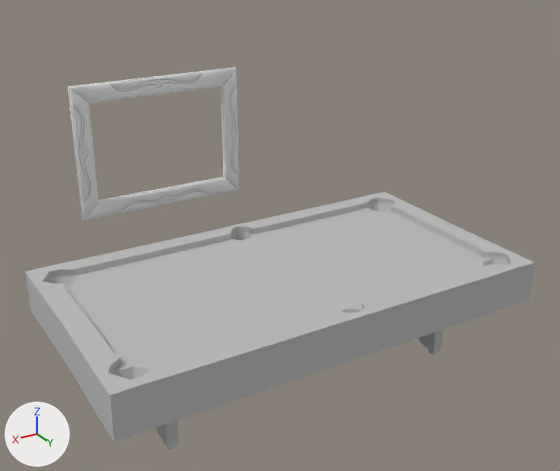
Two versions of the Blender file dev_artifacts/blender/pool-hall/pool-hall.blend, one commit apart.
Before and after are seen from a camera (50 mm lens) standing at (94.5, 154.4, 93.5) and looking at (-7.3, -15.2, 8.7). The lights are fixed; the arrows at lower left show +X, +Y and +Z.

Objects in the first picture: 'DogPokerPainting', 'PoolTable'.
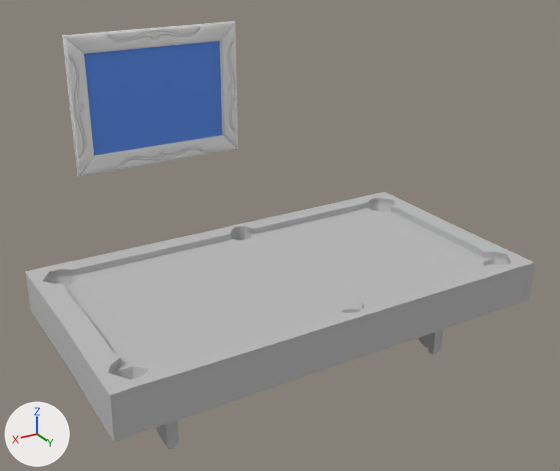
Where the change shows, as pixel boxes [x1, y1, x2, y2] in the pictures (560 x 471 px):
'DogPokerPainting', moved: before [68, 67, 239, 221]; after [62, 21, 238, 177]
'Surface', added (blue): after [84, 41, 222, 155]

What changed in the scene script:
```text
Add mat_cubemat:
    mat_cubemat = diffuse_material('cubeMat')
    mat_cubemat.base_color = (0.115, 0.27, 0.8)  # blue #5f8ee7
Add me_plane:
    me_plane.from_pydata([(-1.0, -1.0, 0.0), (1.0, -1.0, 0.0), (-1.0, 1.0, 0.0), (1.0, 1.0, 0.0)], [], [(0, 1, 3, 2)])
    me_plane.materials.append(mat_cubemat)  # its picture is missing
Change ob_dogpokerpainting:
    ob_dogpokerpainting.location: (0.0, -79.9, 20.0) -> (0.0, -79.9, 35.2)
Add ob_surface:
    ob_surface = bpy.data.objects.new('Surface', me_plane)
    ob_surface.parent = ob_dogpokerpainting
    ob_surface.matrix_parent_inverse = Matrix(((-9.191, -0.0594, 0.0, -4.743), (0.0, 0.0, 9.191, -184.2), (-0.0594, 9.191, 0.0, 734.0), (0.0, 0.0, 0.0, 1.0)))
    ob_surface.location = (0.23, -80.56, 20.0)
    ob_surface.rotation_euler = (1.571, 0.0, 3.142)  # degrees (90, 0, 180)
    ob_surface.scale = (25.6, 16.0, 16.0)
```
